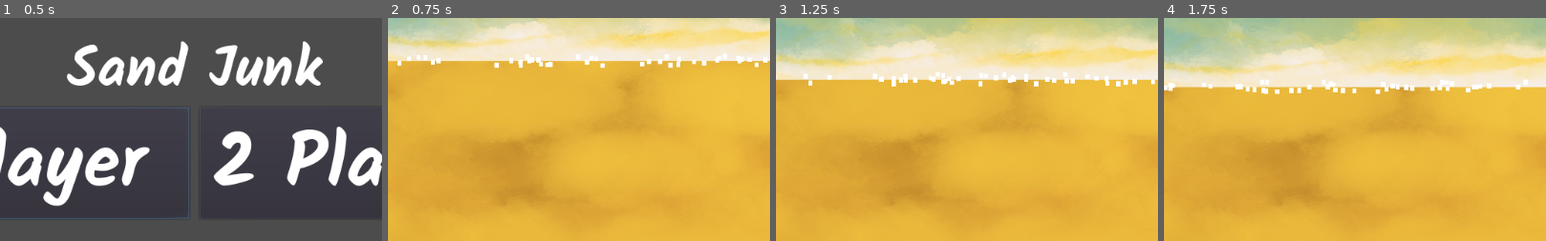
Above: before the commit, frames 1-4 (left to right).
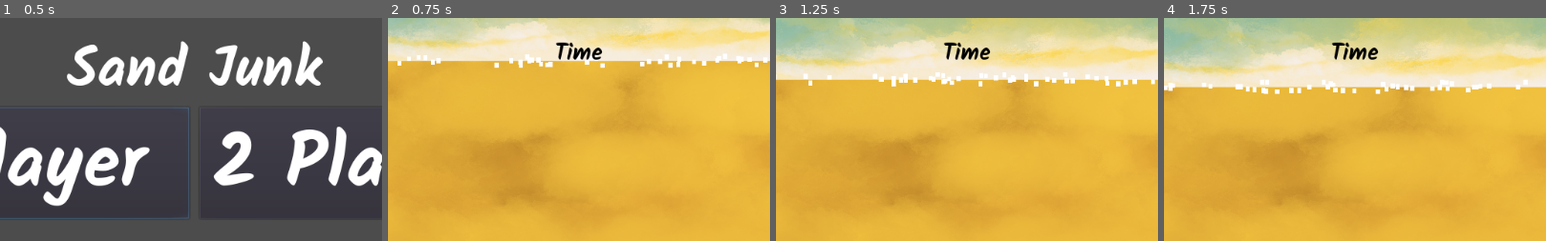
Above: after the commit, the same moments.

Repository: Arttu-Lakkala/Sand-Junk-FGJ-2021
Game: Godot game, scene res://Title screen.tscn
Same seed, same stepped clock (60 frames per second), same inputs: the game is played once before the commit and once after it.
Inputs:
- Up to frame 1 (0.5 s): no input
- Up to frame 2 (0.75 s): click "1 Player" at 0.5 s
- Up to frame 3 (1.25 s): no input
- Up to frame 4 (1.75 s): hold Right (right) from 1.28 s (still down)
The pictures show only the part of the screen within x 25-75%, y 0-50%; the shares and areas given below are measured in that part.

Frame 1 is identical in both runs. In frame 2, 0.5% of the frame differs, in the area x 44-57%, y 10-19%; in frame 3, 0.5%; in frame 4, 0.5%.
Error after the commit: Parse Error: Variable "Time" shadows a native class. (res://Main_Scene.gd:8)

Commit message:
Added timer

Diff:
--- a/Godot/Main_Scene.gd
+++ b/Godot/Main_Scene.gd
@@ -2,6 +2,11 @@
 
 var Item = load("res://item.tscn")
 var RNG = RandomNumberGenerator.new()
+
+onready var ui = get_node("CanvasLayer/UI")
+onready var time_start = OS.get_unix_time()
+var Time = 60
+
 
 var xMin = -450
 var xMax = 450
@@ -11,6 +16,10 @@
 var itemList = []
 
 export var itemsPerTide : int
+
+func _process(delta):
+	ui.set_time_text(Time - ((OS.get_unix_time() - time_start)))
+
 
 func _spaw_Items():
 
--- a/Godot/Main_Scene.tscn
+++ b/Godot/Main_Scene.tscn
@@ -7,6 +7,12 @@
 [ext_resource path="res://Wave.gd" type="Script" id=5]
 [ext_resource path="res://Main_Scene.gd" type="Script" id=6]
 [ext_resource path="res://Assets/audio/sandjunk_test.wav" type="AudioStream" id=7]
+[ext_resource path="res://Assets/Font/Kalam-Bold.ttf" type="DynamicFontData" id=8]
+[ext_resource path="res://UI.gd" type="Script" id=9]
+
+[sub_resource type="DynamicFont" id=1]
+size = 30
+font_data = ExtResource( 8 )
 
 [node name="Main_Scene" type="Node2D"]
 script = ExtResource( 6 )
@@ -33,7 +39,36 @@
 current = true
 
 [node name="Background_music" type="AudioStreamPlayer2D" parent="."]
+position = Vector2( -918.068, -290.166 )
 stream = ExtResource( 7 )
 autoplay = true
+
+[node name="CanvasLayer" type="CanvasLayer" parent="."]
+follow_viewport_enable = true
+
+[node name="UI" type="Control" parent="CanvasLayer"]
+margin_left = -514.0
+margin_top = -430.0
+margin_right = 517.0
+margin_bottom = 149.0
+size_flags_horizontal = 3
+script = ExtResource( 9 )
+__meta__ = {
+"_edit_use_anchors_": false
+}
+
+[node name="Time" type="Label" parent="CanvasLayer/UI"]
+anchor_right = 0.039
+margin_left = 474.189
+margin_top = 3.62161
+margin_right = 517.98
+margin_bottom = 51.6216
+custom_fonts/font = SubResource( 1 )
+custom_colors/font_color = Color( 0, 0, 0, 1 )
+text = "Time"
+align = 1
+__meta__ = {
+"_edit_use_anchors_": false
+}
 [connection signal="body_entered" from="Wave" to="KinematicBody2D" method="_on_Wave_body_entered"]
 [connection signal="body_exited" from="Wave" to="KinematicBody2D" method="_on_Wave_body_exited"]
--- /dev/null
+++ b/Godot/UI.gd
@@ -0,0 +1,9 @@
+extends Control
+
+
+
+onready var timeText = get_node("Time")
+
+
+func set_time_text (time):
+	timeText.text = str(time)
Binary file added: Godot/Assets/visual/PlayerCharacter/player1-distress.png
Not shown, added: Godot/Assets/visual/PlayerCharacter/player1-distress.png.import
Not shown: 1 places in Godot/Main_Scene.tscn that only renumber resources
